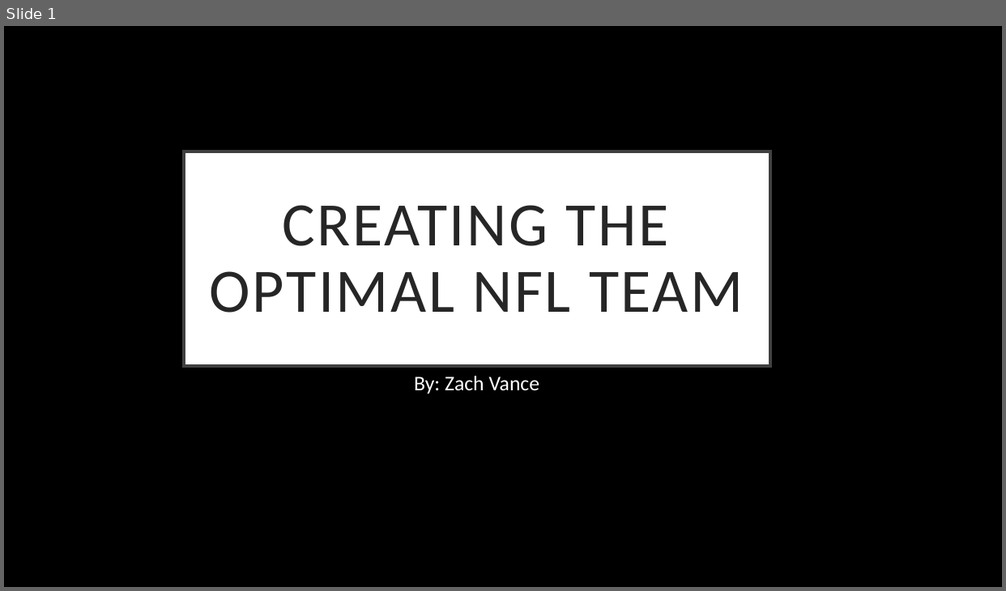
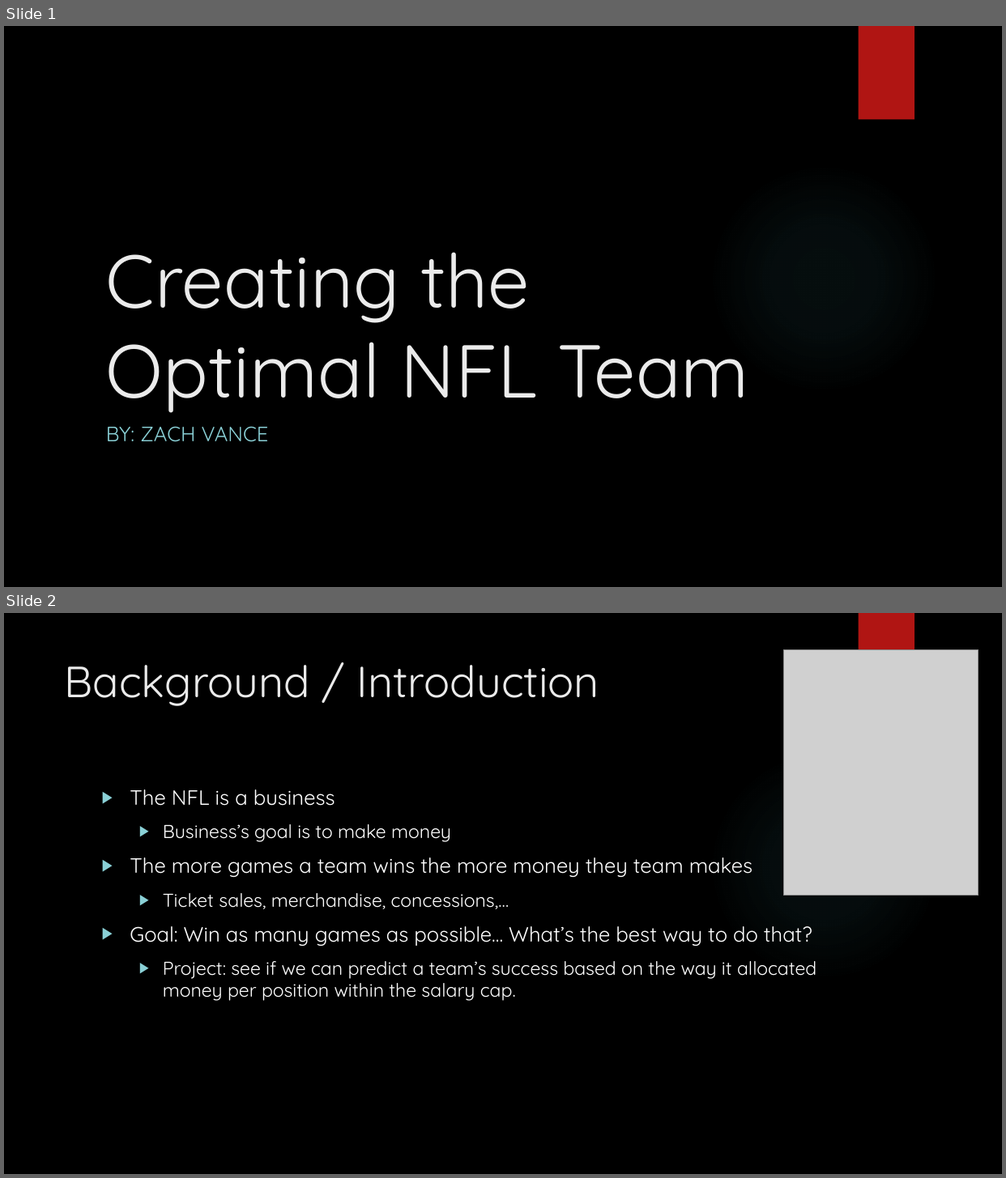
Before and after one commit to zvance1/win-now, a slide deck: presentation/projectPresentaion.pptx. Shown one above the other, each under a label of ours: slide 1 before the commit, slides 1 and 2 after it. The pictures are 1006x591 and 1006x1178 pixels, drawn with LibreOffice and Linux fonts; fonts in the diff are those of the drawing; grey boxes stand for pictures; background and template pictures are left out. Boxes give left, top, right and bottom in pixels: in the first picture for what was removed or moved away, otherwise in the second. Text is boxed around its words. In the diff, an @@ line names an element or a change of style, - is before the commit and + after.

```diff
--- a/presentation/projectPresentaion.pptx
+++ b/presentation/projectPresentaion.pptx
@@ slide 2 added at <box>4,613,1002,1174</box>, background picture (left out); not listed: 1 template element that a slide beside it also shows @@
@@ rectangle added at <box>859,613,914,707</box>, fill #B01513 @@
@@ picture added at <box>784,650,978,896</box> @@
@@ title added at <box>65,665,599,706</box>, 42 pt, text #EBEBEB @@
+Background / Introduction
@@ text added at <box>130,790,816,1001</box>, 18 pt, text #FFFFFF @@
+▶ The NFL is a business
+  ▶ Business’s goal is to make money
+▶ The more games a team wins the more money they team makes
+  ▶ Ticket sales, merchandise, concessions,…
+▶ Goal: Win as many games as possible... What’s the best way to do that?
+  ▶ Project: see if we can predict a team’s success based on the way it allocated money per position within the salary cap.
@@ slide 1 changed as well @@
@@ rectangle added at <box>859,26,914,120</box>, fill #B01513 @@
@@ title "Creating the Optimal NFL Team": place and size @@
-title "Creating the Optimal NFL Team" at <box>184,152,770,367</box>
+title "Creating the Optimal NFL Team" at <box>106,252,749,413</box>
@@ title "Creating the Optimal NFL Team" at <box>106,252,749,413</box>: vertical alignment middle to bottom; fill #FFFFFF to none; outline #404040 3 pt to none @@
@@ ellipse added at <box>709,163,939,394</box>, fill gradient #50B9C1 @@
@@ title at <box>106,252,749,413</box>: text changed; size 59.4 to 72 pt; font Calibri to Quicksand; text colour #262626 to #EBEBEB @@
-CREATING THE OPTIMAL NFL TEAM
+Creating the Optimal NFL Team
@@ subtitle at <box>106,426,269,442</box>: text changed; font Calibri to Quicksand; text colour #FFFFFF to #8AD0D6 @@
-By: Zach Vance
+BY: ZACH VANCE
```
Also in this commit, not shown: 8 other slides added, 1 slide removed, 2 other files.
